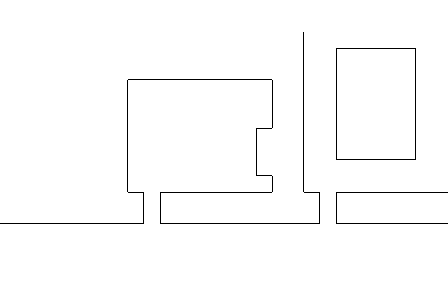
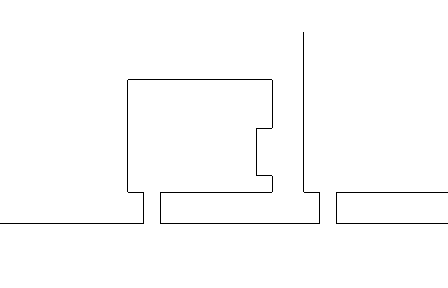
Two versions of the same layered image (448×288). Layer-by-layer changes:
painted on "Layer 2" over [left=336, top=48, right=416, bottom=160]
